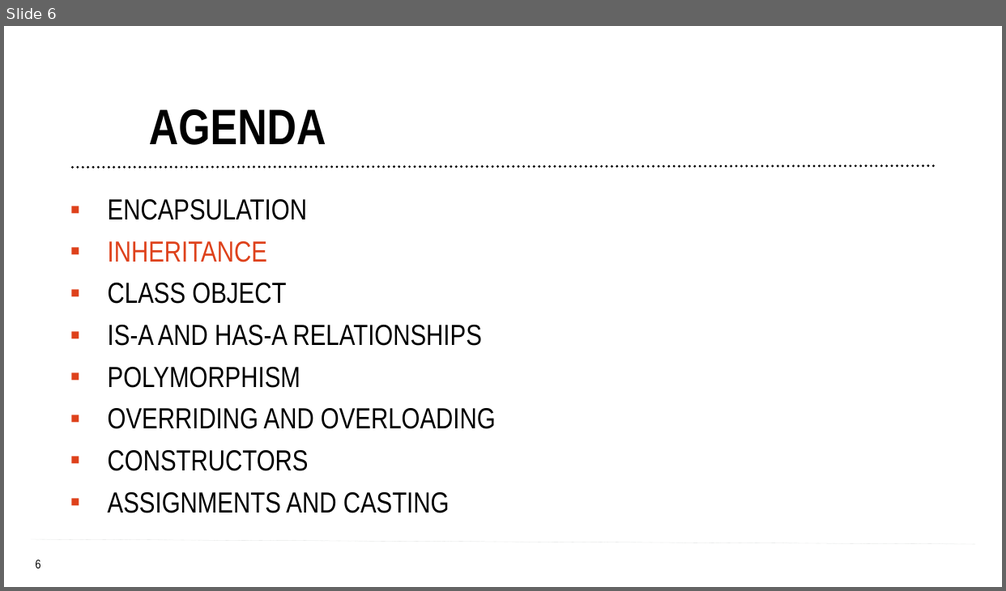
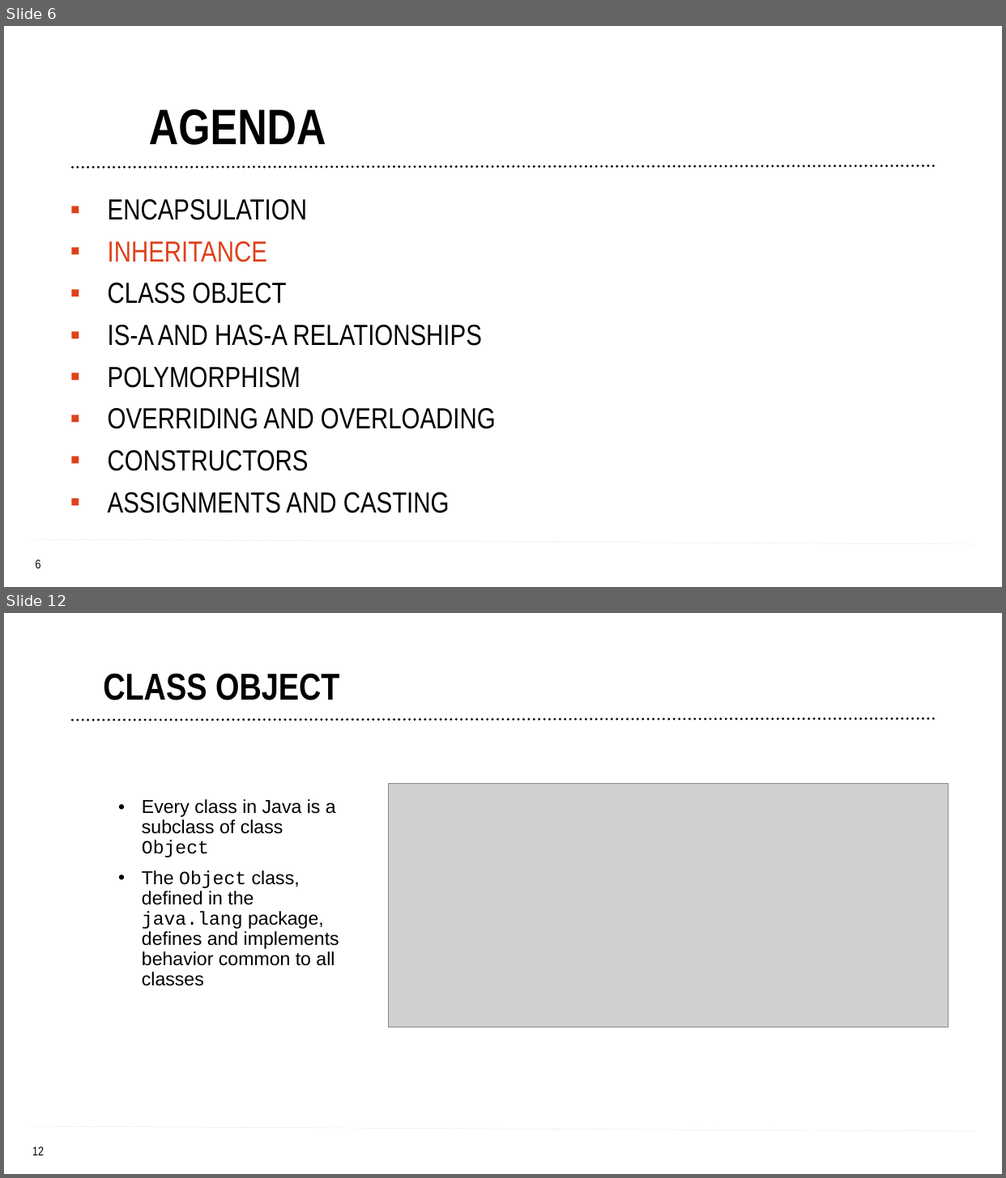
Before and after one commit to tamaradobrin/OOP2, a slide deck: OOP PART 2.pptx. Shown one above the other, each under a label of ours: slide 6 before the commit, slides 6 and 12 after it; the slides between them are not shown. The pictures are 1006x591 and 1006x1178 pixels, drawn with LibreOffice and Linux fonts; fonts in the diff are those of the drawing; grey boxes stand for pictures; background and template pictures are left out. Boxes give left, top, right and bottom in pixels: in the first picture for what was removed or moved away, otherwise in the second. Text is boxed around its words. In the diff, an @@ line names an element or a change of style, - is before the commit and + after.

```diff
--- a/OOP PART 2.pptx
+++ b/OOP PART 2.pptx
@@ slide 12 added at box(4, 613, 1002, 1174), background #FFFFFF; not listed: 2 template elements that a slide beside it also shows @@
@@ title added at box(103, 673, 339, 700), 36 pt, text #000000, bold @@
+CLASS OBJECT
@@ line added from (934, 718) to (70, 720), #000000 2.5 pt dashed @@
@@ text added at box(142, 799, 339, 986), 18 pt, text #000000 @@
+• Every class in Java is a subclass of class Object
+• The Object class, defined in the java.lang package, defines and implements behavior common to all classes
@@ picture added at box(388, 784, 948, 1028) @@
```
Also in this commit, not shown: 2 slides changed, 22 other slides added, 17 other files.
